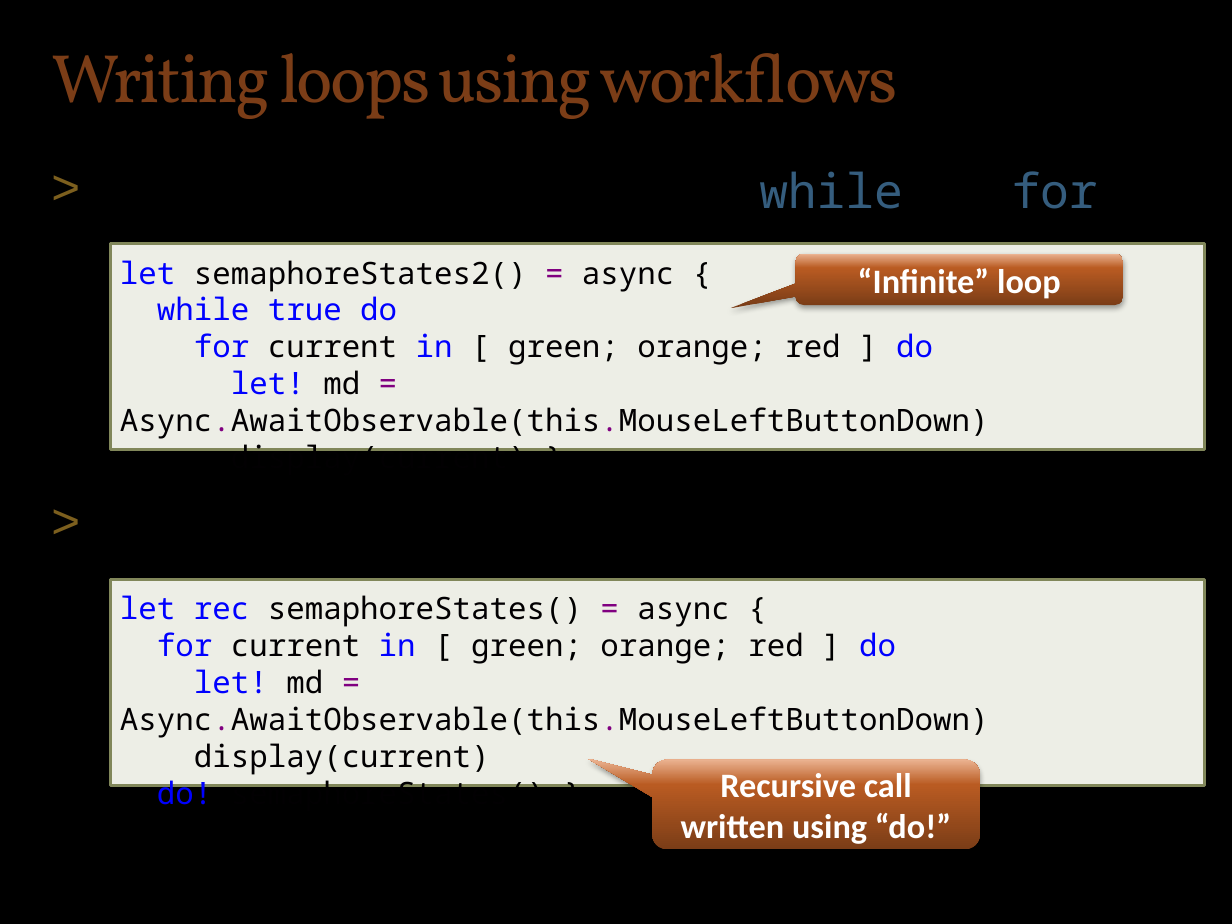
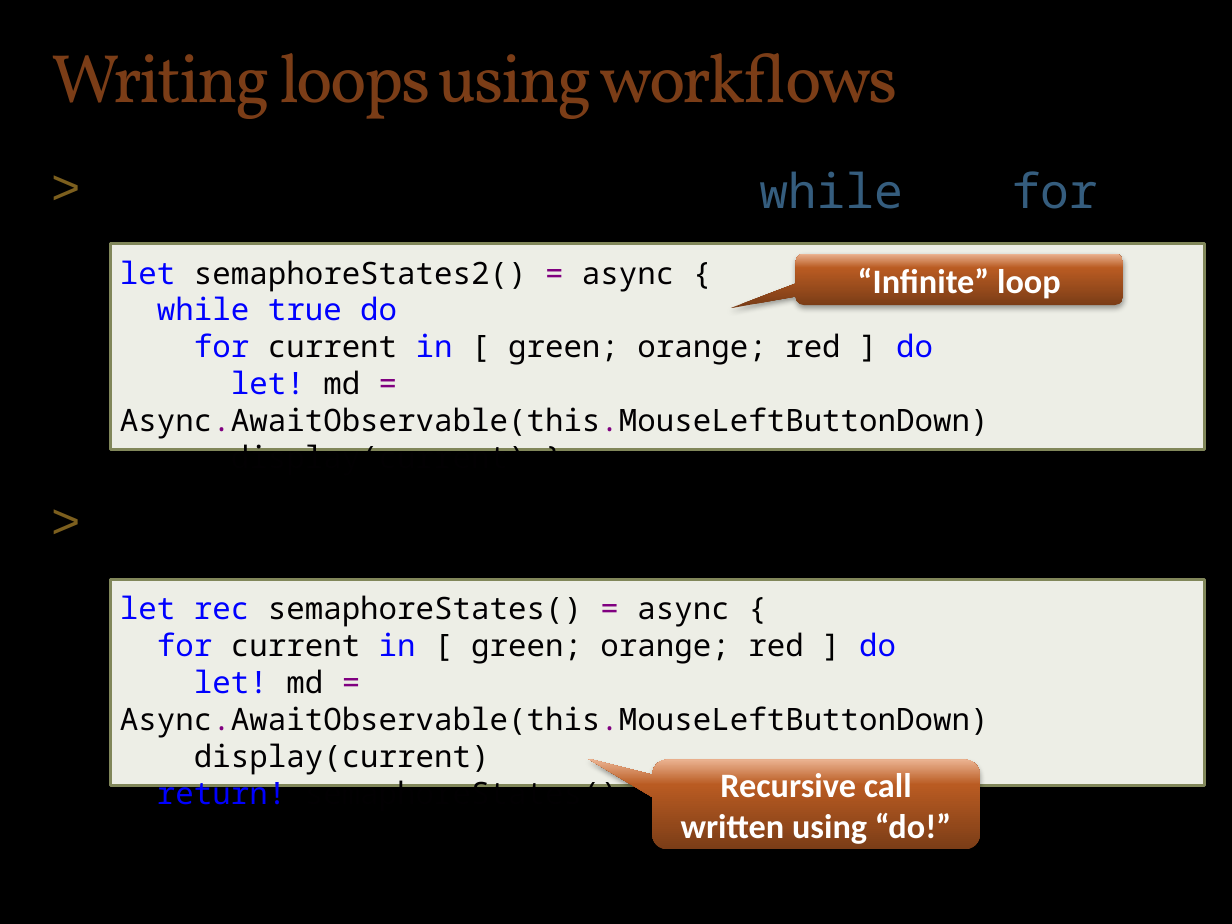
Before and after one commit to tpetricek/TomaspNet.Website, a slide deck: slide 20 of content/articles/reactive-talk-london/reactive_fsharp.pptx. Drawn at 1232x924 pixels with LibreOffice and Linux fonts; fonts in the diff are those of the drawing; background and template pictures are left out. Boxes give left, top, right and bottom in pixels: in the first picture for what was removed or moved away, otherwise in the second. Text is boxed around its words. In the diff, an @@ line names an element or a change of style, - is before the commit and + after.

```diff
--- a/content/articles/reactive-talk-london/reactive_fsharp.pptx
+++ b/content/articles/reactive-talk-london/reactive_fsharp.pptx
@@ text in rectangle at bbox=[157, 776, 619, 805]: text changed @@
-do! semaphoreStates() }
+return! semaphoreStates() }
```
Also in this commit, not shown: 1 other slide changed, 43 other files.
